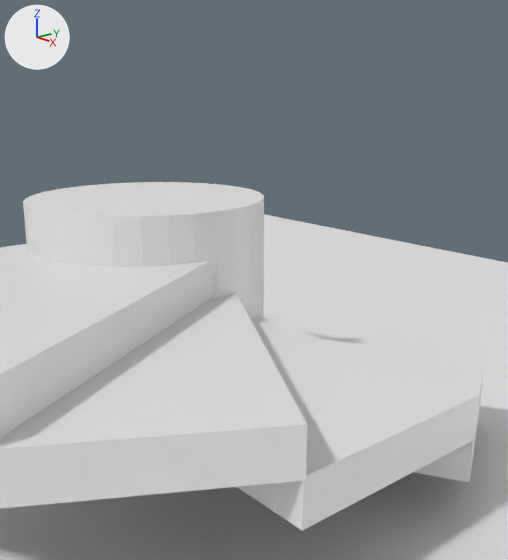
One commit to the Blender file stairs.blend: the scene before it, then after it.
Camera for both pictures: a 50 mm lens placed at (3.341, -2.785, 2.011), pointed at (0.266, -0.227, 0.945). Lighting does not change. The marker at upper left points along +X, +Y and +Z.

Names of what the first picture shows: 'Cylinder', 'Plane', 'Stair.001', 'Stair.002', 'Stair.003', 'Stair.004', 'Stair.005'.
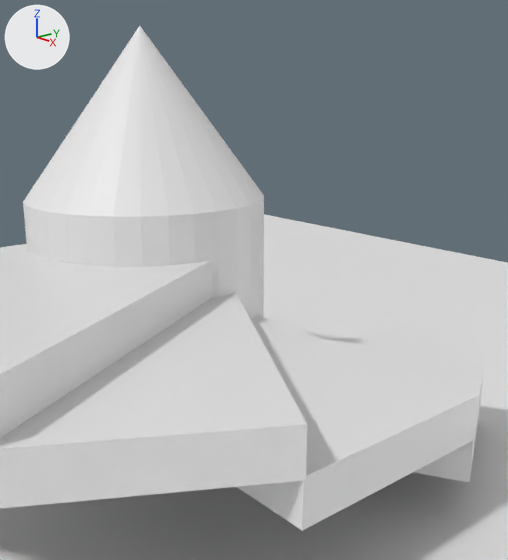
Commit message: added a cone to the top of the column

Changed parts and their boxes (x1, y1, x2, y2) in the pictures (508 x 560 px):
'Cylinder', reshaped
    before: (23, 182, 264, 319)
    after: (23, 26, 264, 319)
part 1 of me_cylinder, built on
    before: (24, 182, 264, 217)
    after: (24, 26, 264, 217)

What changed in the scene script:
```text
Change me_cylinder:
    used by ob_cylinder; location = (-0.142, -0.686, 0.559)
    remove me_cylinder.from_pydata(...)  # 64 vertices, 34 faces; spans x -0.67..0.67, y -0.67..0.67, z -0.87..0.87
    add me_cylinder.from_pydata(...)  # 97 vertices, 97 faces; spans x -0.67..0.67, y -0.67..0.67, z -0.87..1.8
    me_cylinder part 1
    1 face is deleted
    33 vertices are added at x -0.67..0.67, y -0.67..0.67, z 0.87..1.8
    64 new faces join them
```
